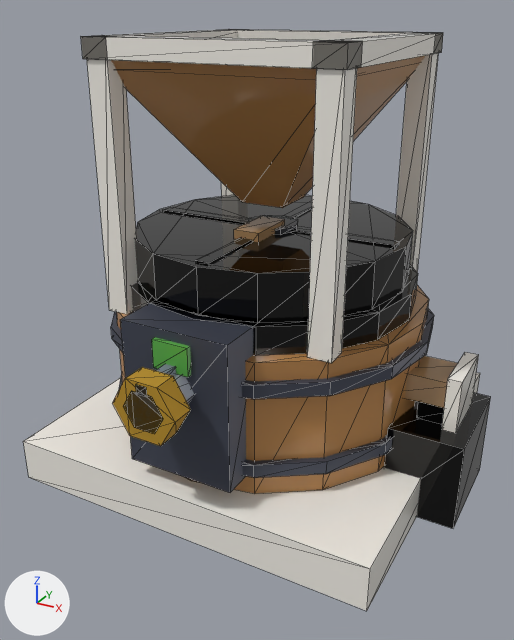
The glTF model assets/managed-models/mill-interior/millstone/millstone.glb: old version first, new version second.
One viewpoint serves both versions: a 50 mm lens placed at (0.717, -1.376, 1.01), pointed at (-0.004, -0.065, 0.354). Every picture has the same lights, and +X, +Y and +Z are marked at lower left. The picture after the commit comes second. Mesh edges are drawn as thin lines. Where no turn or scale is listed for an object, it has been applied to the vertices. Vertices at exactly the same position are counted once.

The first picture shows 'millstone', 'spin-up', 'spin-y'.
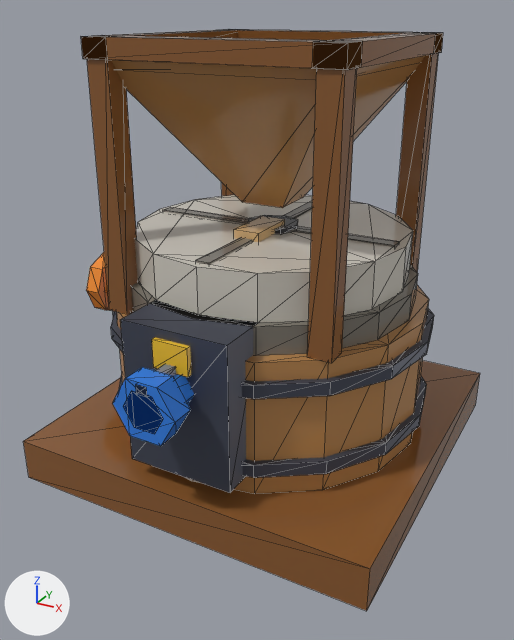
Diff of the bpy script that builds the scene:
```diff
--- a/assets/managed-models/mill-interior/millstone/millstone.glb.py
+++ b/assets/managed-models/mill-interior/millstone/millstone.glb.py
@@ me_millstone @@
 # used by ob_millstone; location = (0.0, 0.0, 0.0)
-me_millstone.from_pydata(...)  # 262 vertices, 456 faces; spans x -0.42..0.5, y -0.42..0.42, z 0.0..0.96
+me_millstone.from_pydata(...)  # 312 vertices, 544 faces; spans x -0.5..0.42, y -0.42..0.5, z 0.0..0.96
+# me_millstone part 1: a new loose piece, an 8-sided cylinder along x spanning x -0.5..-0.46, y -0.08..0.08, z 0.26..0.42, in mat_m_millstone
+# me_millstone part 2: the loose piece of 14 vertices spanning x 0.3..0.46, y -0.05..0.05, z 0.2..0.3 is deleted
+# me_millstone part 3: the loose piece of 8 vertices spanning x 0.44..0.47, y -0.07..0.07, z 0.2..0.32 is deleted
+# me_millstone part 4: the loose piece of 8 vertices spanning x 0.34..0.5, y -0.12..0.12, z 0.0..0.2 is deleted
+# me_millstone part 5: 408 kept faces spanning x -0.42..0.42, y -0.42..0.42, z 0.0..0.96 get new texture (UV) coordinates
+# other edits to the shape of me_millstone do not show in these pictures
 me_millstone.materials.append(mat_m_millstone)
@@ me_spin_up @@
 me_spin_up.from_pydata(...)  # 64 vertices, 112 faces; spans x -0.31..0.31, y -0.31..0.31, z -0.04..0.07
 # used by ob_spin_up; location = (0.0, 0.0, 0.5)
+# me_spin_up part 6: texture (UV) coordinates of 112 of 112 faces, centred in x -0.302..0.302, y -0.302..0.302, z -0.04..0.07, changed; they spanned u 0.44..0.56, v 0.25..0.75 and now span u 0.44..0.56, v 0.5..0.83
 me_spin_up.materials.append(mat_m_spin_up)
@@ me_spin_y @@
 me_spin_y.from_pydata(...)  # 32 vertices, 52 faces; spans x -0.07..0.07, y -0.5..-0.28, z -0.061..0.061
 # used by ob_spin_y; location = (0.0, 0.0, 0.34)
+# me_spin_y part 7: texture (UV) coordinates of 52 of 52 faces, centred in x -0.058..0.058, y -0.5..-0.28, z -0.061..0.061, changed; they spanned u 0.06..0.56, v 0.75..0.75 and now span u 0.19..0.69, v 0.5..0.83
 me_spin_y.materials.append(mat_m_spin_y)
```

Changed parts and their boxes [x1, y1, x2, y2] in the pictures (514 x 640 px):
'millstone', reshaped: before [23, 29, 491, 611]; after [23, 29, 480, 611]
part 1 of me_millstone, added (orange): after [86, 252, 109, 310]
part 2 of me_millstone, deleted (brown): before [405, 356, 458, 424]
part 3 of me_millstone, deleted: before [442, 352, 479, 433]
part 4 of me_millstone, deleted: before [385, 393, 491, 529]
part 5 of me_millstone, surface changed (grey to brown): [23, 29, 480, 611] in both
part 6 of me_spin_up, surface changed (lighter): [135, 195, 413, 323] in both
part 7 of me_spin_y, surface changed (brown to blue): [113, 364, 194, 446] in both
